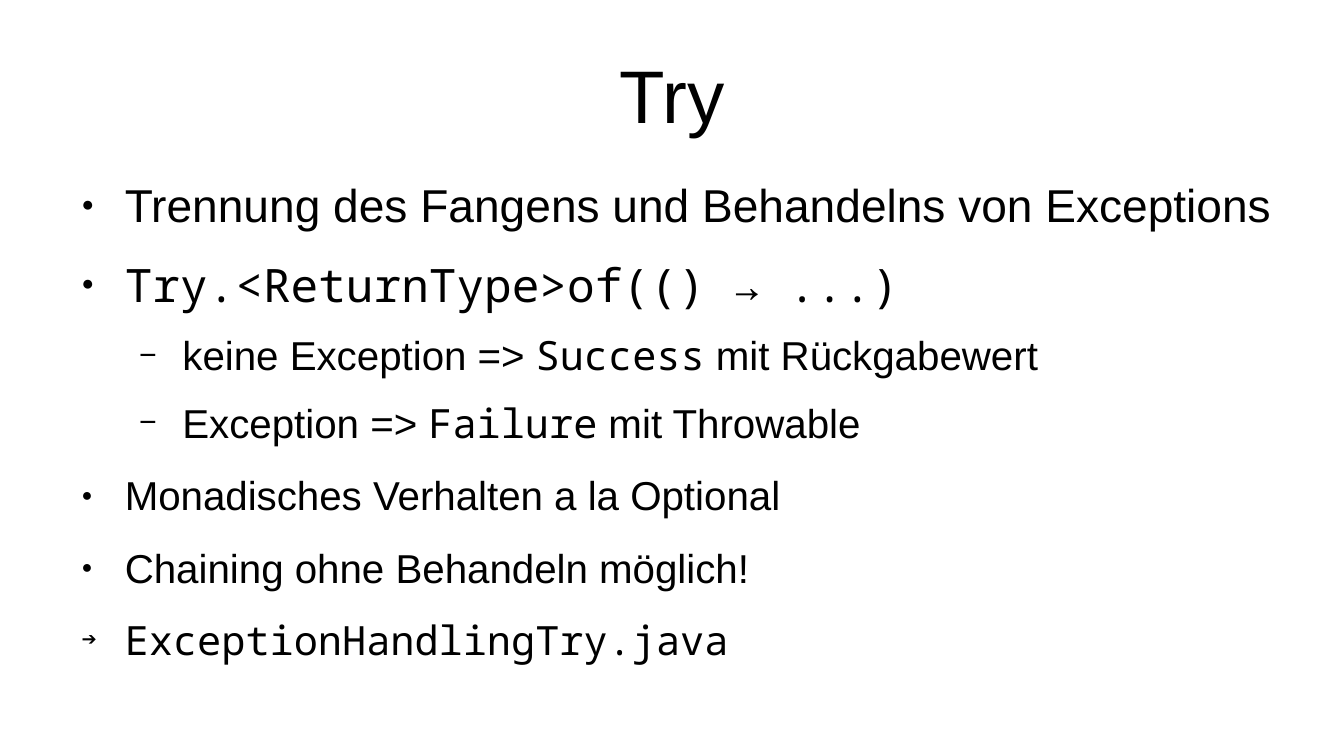
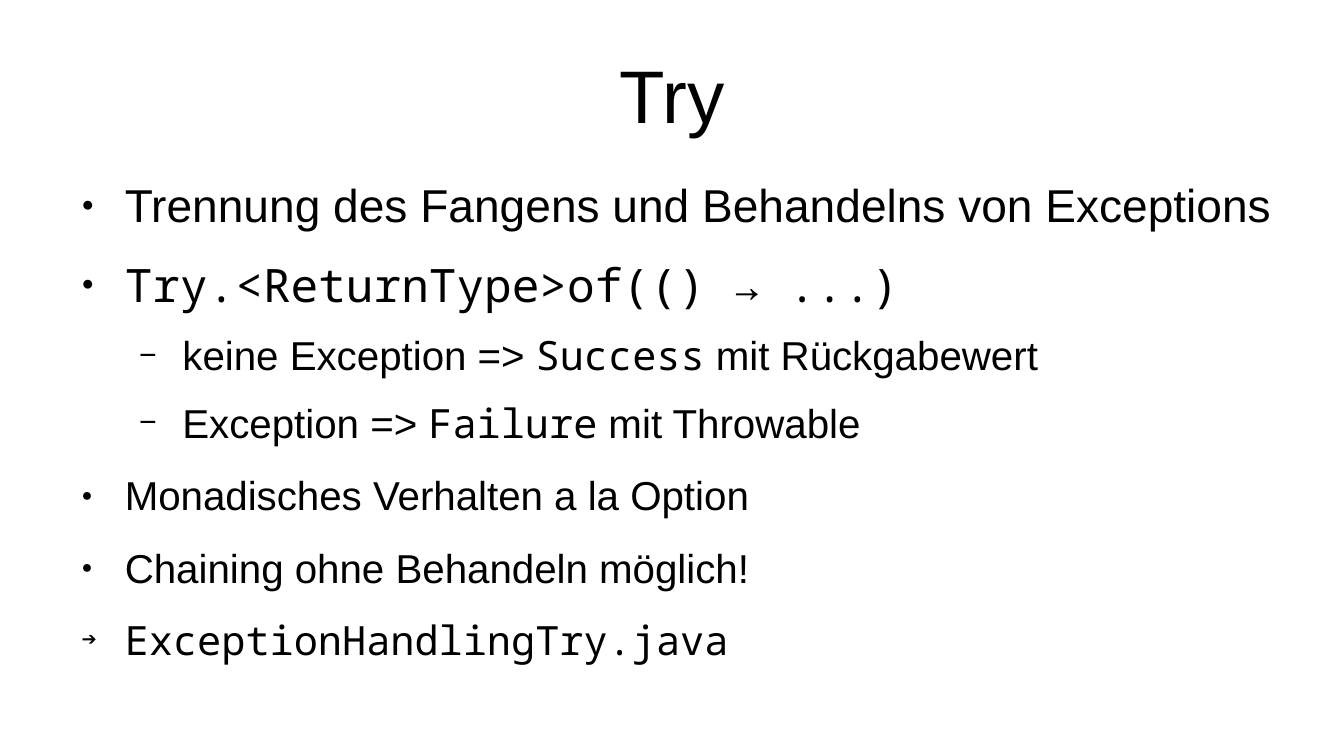
Before and after one commit to p3et/vavr-demo, a slide deck: slide 22 of coffee talk.odp. Drawn at 1344x756 pixels with LibreOffice and Linux fonts; fonts in the diff are those of the drawing. Boxes give left, top, right and bottom in pixels: in the first picture for what was removed or moved away, otherwise in the second. Text is boxed around its words. In the diff, an @@ line names an element or a change of style, - is before the commit and + after.

```diff
--- a/coffee talk.odp
+++ b/coffee talk.odp
@@ text at [125,480,749,518]: text changed @@
-● Monadisches Verhalten a la Optional
+● Monadisches Verhalten a la Option
```
Also in this commit, not shown: 3 other slides changed, 3 slides added, 1 slide removed, 1 other file.
